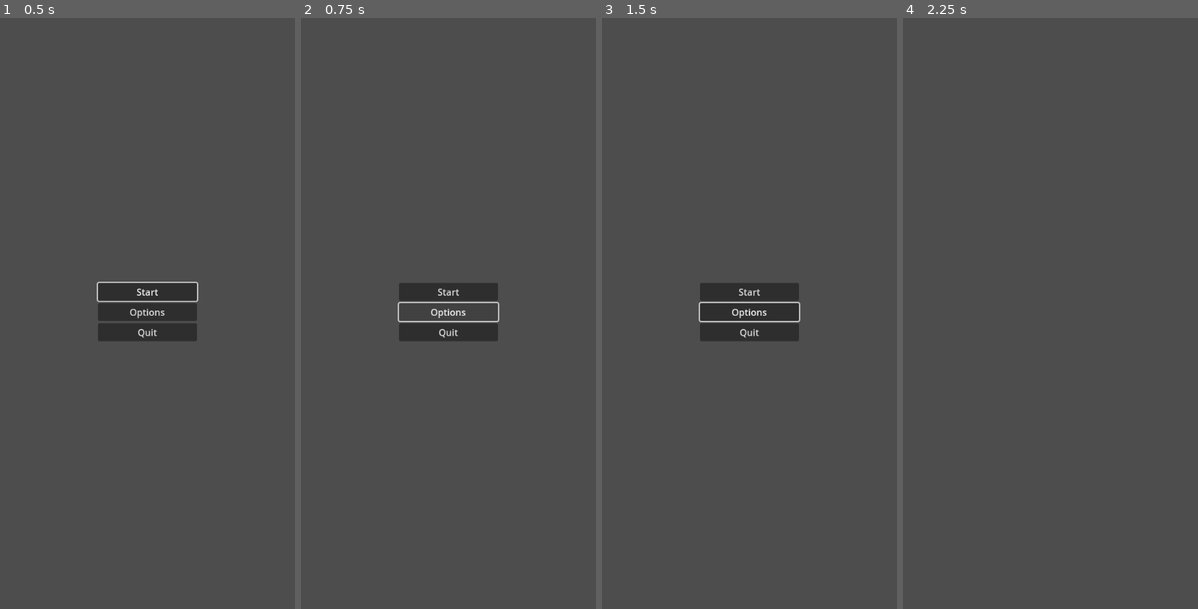
Above: before the commit, frames 1-4 (left to right).
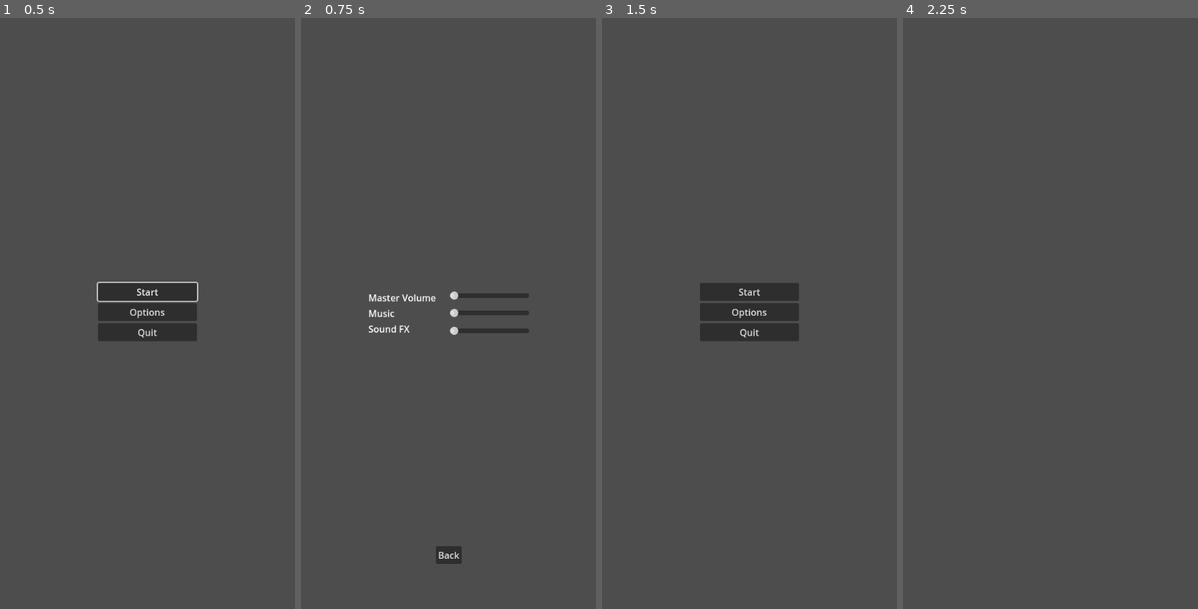
Above: after the commit, the same moments.

Repository: strbtrfll/slumak
Game: Godot game, scene res://Menu.tscn
The game is run twice, just before and just after one commit, with the same random seed, the same clock (stepped at 60 frames per second) and the same inputs.
Inputs (mouse positions are in pixels of both pictures, inside the frame that each line leads up to):
- Up to frame 1 (0.5 s): no input
- Up to frame 2 (0.75 s): click "Options" at 0.5 s
- Up to frame 3 (1.5 s): click (749, 555) at 1.25 s, where only the run after the commit has a clickable "Back"
- Up to frame 4 (2.25 s): click "Start" at 2 s

Frame 1 is identical in both runs. In frame 2, 2.7% of the frame differs, in the area x 23-78%, y 44-93%; in frame 3, 0.2%; in frame 4, nothing differs.

Commit message:
option menu
option menu

Diff:
--- a/Menu.gd
+++ b/Menu.gd
@@ -1,14 +1,47 @@
 extends Control
+
+func _process(delta):
+	if Input.is_action_just_pressed("ui_cancel"):
+		toggle()
+
+
+func toggle():
+	visible = !visible
+	get_tree().paused = visible
 
 func _ready():
 	$VBoxContainer/StartButton.grab_focus()
 
 
 func _on_start_button_pressed():
+	toggle()
 	get_tree().change_scene_to_file("res://main.tscn")#указать путь к сцене(перетащить файл сцены в скобки())
 
 func _on_option_button_pressed():
-	pass # Replace with function body.
+	show_and_hide($Options, $VBoxContainer)
+
+func show_and_hide(first, second):
+	first.show()
+	second.hide()
 
 func _on_quit_button_pressed():
 	get_tree().quit()
+
+
+func _on_back_button_pressed():
+	show_and_hide($VBoxContainer, $Options)
+
+
+func _on_master_value_changed(value):
+	volume(0, value)
+
+func volume(bus_index, value):
+	AudioServer.set_bus_volume_db(bus_index, value)
+
+
+func _on_music_value_changed(value):
+	volume(1, value)
+
+
+func _on_sfx_value_changed(value):
+	volume(2, value)
--- a/Menu.tscn
+++ b/Menu.tscn
@@ -3,6 +3,7 @@
 [ext_resource type="Script" path="res://Menu.gd" id="1_npgut"]
 
 [node name="Menu" type="Control"]
+process_mode = 1
 layout_mode = 3
 anchors_preset = 15
 anchor_right = 1.0
@@ -40,6 +41,82 @@
 focus_neighbor_bottom = NodePath("../StartButton")
 text = "Quit"
 
+[node name="Options" type="Control" parent="."]
+visible = false
+layout_mode = 1
+anchors_preset = 15
+anchor_right = 1.0
+anchor_bottom = 1.0
+grow_horizontal = 2
+grow_vertical = 2
+
+[node name="HBoxContainer" type="HBoxContainer" parent="Options"]
+layout_mode = 1
+anchors_preset = 8
+anchor_left = 0.5
+anchor_top = 0.5
+anchor_right = 0.5
+anchor_bottom = 0.5
+offset_left = -139.5
+offset_top = -38.5
+offset_right = 139.5
+offset_bottom = 38.5
+grow_horizontal = 2
+grow_vertical = 2
+
+[node name="Labels" type="VBoxContainer" parent="Options/HBoxContainer"]
+layout_mode = 2
+size_flags_horizontal = 3
+
+[node name="Master" type="Label" parent="Options/HBoxContainer/Labels"]
+layout_mode = 2
+size_flags_vertical = 5
+text = "Master Volume"
+
+[node name="Music" type="Label" parent="Options/HBoxContainer/Labels"]
+layout_mode = 2
+size_flags_vertical = 5
+text = "Music"
+
+[node name="SFX" type="Label" parent="Options/HBoxContainer/Labels"]
+layout_mode = 2
+size_flags_vertical = 5
+text = "Sound FX"
+
+[node name="Slider" type="VBoxContainer" parent="Options/HBoxContainer"]
+layout_mode = 2
+size_flags_horizontal = 3
+
+[node name="Master" type="HSlider" parent="Options/HBoxContainer/Slider"]
+layout_mode = 2
+size_flags_vertical = 2
+
+[node name="Music" type="HSlider" parent="Options/HBoxContainer/Slider"]
+layout_mode = 2
+size_flags_vertical = 2
+
+[node name="SFX" type="HSlider" parent="Options/HBoxContainer/Slider"]
+layout_mode = 2
+
+[node name="BackButton" type="Button" parent="Options"]
+layout_mode = 1
+anchors_preset = 7
+anchor_left = 0.5
+anchor_top = 1.0
+anchor_right = 0.5
+anchor_bottom = 1.0
+offset_left = -22.5
+offset_top = -109.0
+offset_right = 22.5
+offset_bottom = -78.0
+grow_horizontal = 2
+grow_vertical = 0
+text = "Back"
+
 [connection signal="pressed" from="VBoxContainer/StartButton" to="." method="_on_start_button_pressed"]
 [connection signal="pressed" from="VBoxContainer/OptionButton" to="." method="_on_option_button_pressed"]
 [connection signal="pressed" from="VBoxContainer/QuitButton" to="." method="_on_quit_button_pressed"]
+[connection signal="value_changed" from="Options/HBoxContainer/Slider/Master" to="." method="_on_master_value_changed"]
+[connection signal="value_changed" from="Options/HBoxContainer/Slider/Music" to="." method="_on_music_value_changed"]
+[connection signal="value_changed" from="Options/HBoxContainer/Slider/SFX" to="." method="_on_sfx_value_changed"]
+[connection signal="pressed" from="Options/BackButton" to="." method="_on_back_button_pressed"]
--- /dev/null
+++ b/default_bus_layout.tres
@@ -0,0 +1,16 @@
+[gd_resource type="AudioBusLayout" format=3 uid="uid://c8mv12md5vnfd"]
+
+[resource]
+bus/0/volume_db = 0.662756
+bus/1/name = &"Music"
+bus/1/solo = false
+bus/1/mute = false
+bus/1/bypass_fx = false
+bus/1/volume_db = 0.464998
+bus/1/send = &"Master"
+bus/2/name = &"SFX"
+bus/2/solo = false
+bus/2/mute = false
+bus/2/bypass_fx = false
+bus/2/volume_db = 0.0672607
+bus/2/send = &"Master"
